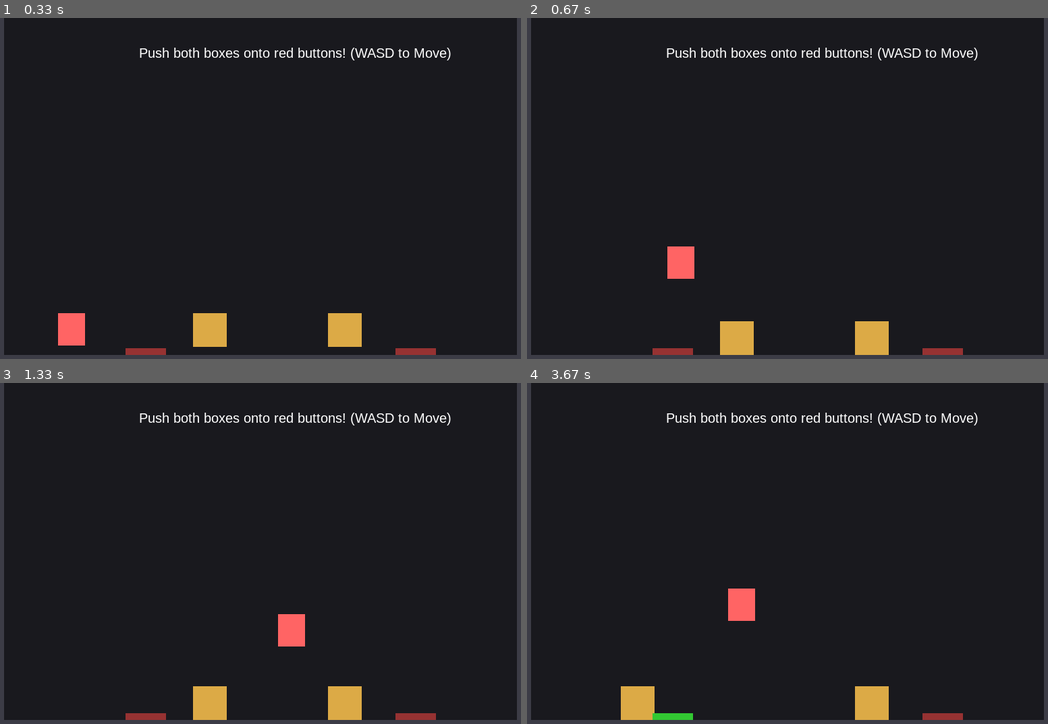
Above: before the commit, frames 1-4 (two rows, left to right).
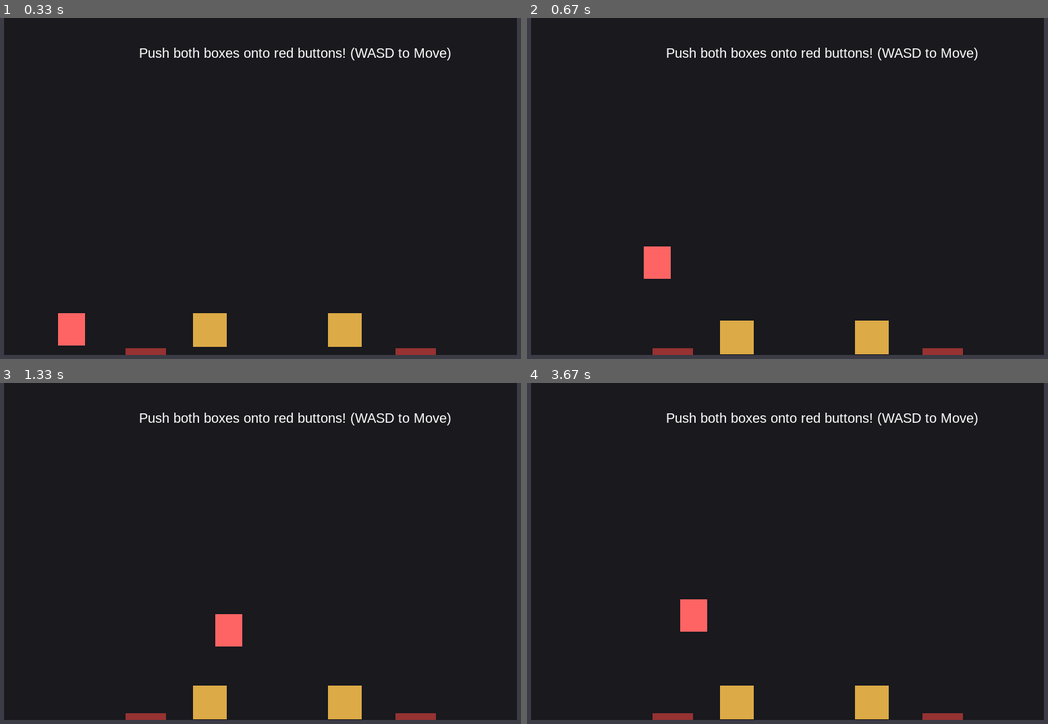
Above: after the commit, the same moments.

Repository: nalqit/py-engine
Game: pygame game, started from src/games/box_pusher/main.py
Same seed, same stepped clock (60 frames per second), same inputs: the game is played once before the commit and once after it.
Inputs:
- Up to frame 1 (0.33 s): no input
- Up to frame 2 (0.67 s): hold Space from 0.33 s (still down); hold Right from 0.33 s (still down)
- Up to frame 3 (1.33 s): release Space at 0.8 s; release Right at 0.8 s; hold Right 0.83-1.3 s
- Up to frame 4 (3.67 s): hold W 1.33-1.63 s; hold Right 1.67-2.13 s; hold A 2.17-2.7 s; hold Left 2.73-3.13 s; hold W 3.17-3.53 s; hold Right from 3.57 s (still down)

Frame 1 is identical in both runs. In frame 2, 0.9% of the frame differs, in the area x 22-70%, y 66-99%; in frame 3, 1.0%; in frame 4, 2.4%, in the area x 18-70%, y 60-99%.

Commit message:
yeah pushing is back baby

Diff:
--- a/src/engine/physics/physics_body_2d.py
+++ b/src/engine/physics/physics_body_2d.py
@@ -14,10 +14,16 @@
         - Queries CollisionWorld per axis
         - Resolves position using CollisionResult penetration
         - Zeroes velocity only on the axis of impact
+        - Supports opt-in direct positional pushing via can_push / pushable
 
     Does NOT contain:
         - Jump logic, input, FSM, controllers, or gameplay flags
     """
+
+    # Tiny separation after snapping to prevent float-precision ghost overlaps
+    SNAP_SEP = 0.01
+    # Maximum chain push depth (A pushes B pushes C ...)
+    MAX_PUSH_DEPTH = 4
 
     def __init__(self, name, x, y, collider, collision_world):
         super().__init__(name, x, y)
@@ -31,6 +37,12 @@
         self.use_gravity = False
         self.gravity = 800.0
 
+        # Push system (opt-in)
+        self.can_push = False       # This body can push pushable bodies
+        self.pushable = False       # This body can be pushed
+        self.push_strength = 1.0    # How strong this pusher is
+        self.push_weight = 1.0      # Resistance to being pushed
+
     def update(self, delta):
         # Apply gravity acceleration
         if self.use_gravity:
@@ -46,10 +58,107 @@
         # Propagate update to children (collider, visuals, etc.)
         super().update(delta)
 
+    # ------------------------------------------------------------------
+    # Push helpers
+    # ------------------------------------------------------------------
+
+    def _refresh_collider_cache(self, body):
+        """Update the collision world's cached rect for a body's collider."""
+        col = body.collider
+        gx, gy = col.get_global_position()
+        sw = col.width * col.scale_x
+        sh = col.height * col.scale_y
+        self.collision_world._cached_rects[col] = (gx, gy, gx + sw, gy + sh)
+
+    def _snap_to_obstacle(self, body, obstacle_collider, dx, snap_sep):
+        """Snap body flush against an obstacle on X axis."""
+        bpgx = 0.0
+        if body.parent and isinstance(body.parent, Node2D):
+            bpgx, _ = body.parent.get_global_position()
+
+        ogx, _ = obstacle_collider.get_global_position()
+        osw = obstacle_collider.width * obstacle_collider.scale_x
+        bsw = body.collider.width * body.collider.scale_x
+
+        if dx > 0:
+            body.local_x = ogx - bsw - body.collider.local_x - bpgx - snap_sep
+        else:
+            body.local_x = ogx + osw - body.collider.local_x - bpgx + snap_sep
+
+        body.update_transforms()
+        self._refresh_collider_cache(body)
+
+    def _try_push(self, pusher, target, dx, depth=0):
+        """
+        Recursively try to push target by dx.
+        Returns True if the target was moved (even partially against a wall).
+        Handles chain reactions: A → B → C up to MAX_PUSH_DEPTH.
+        """
+        if depth > self.MAX_PUSH_DEPTH:
+            return False
+
+        # Strength check
+        if pusher.push_strength < target.push_weight:
+            return False
+
+        # Calculate target's new position
+        tpgx, tpgy = 0.0, 0.0
+        if target.parent and isinstance(target.parent, Node2D):
+            tpgx, tpgy = target.parent.get_global_position()
+
+        target_new_lx = target.local_x + dx
+        result = self.collision_world.check_collision(
+            target.collider, tpgx + target_new_lx, tpgy + target.local_y
+        )
+
+        if not result.collided:
+            # Clear path — move freely
+            target.local_x = target_new_lx
+            target.update_transforms()
+            self._refresh_collider_cache(target)
+            target.on_pushed(pusher)
+            return True
+
+        # Something is in the way
+        hit_body = result.collider.parent
+        if isinstance(hit_body, PhysicsBody2D) and hit_body.pushable:
+            # Chain reaction: try to push the next body first
+            pushed = self._try_push(pusher, hit_body, dx, depth + 1)
+            if pushed:
+                # Re-check: maybe there's room now
+                result2 = self.collision_world.check_collision(
+                    target.collider, tpgx + target_new_lx, tpgy + target.local_y
+                )
+                if not result2.collided:
+                    target.local_x = target_new_lx
+                    target.update_transforms()
+                    self._refresh_collider_cache(target)
+                    target.on_pushed(pusher)
+                    return True
+                else:
+                    # Still blocked — snap to whatever is there
+                    self._snap_to_obstacle(target, result2.collider, dx, self.SNAP_SEP)
+                    target.on_pushed(pusher)
+                    return True
+            else:
+                # Chain blocked — snap target to the immovable obstacle
+                self._snap_to_obstacle(target, result.collider, dx, self.SNAP_SEP)
+                target.on_pushed(pusher)
+                return True
+        else:
+            # Blocked by a wall or non-pushable — snap to it
+            self._snap_to_obstacle(target, result.collider, dx, self.SNAP_SEP)
+            target.on_pushed(pusher)
+            return True
+
+    # ------------------------------------------------------------------
+    # Core movement
+    # ------------------------------------------------------------------
+
     def move_and_collide(self, dx, dy):
         """
         Attempt to move by (dx, dy), resolving collisions per-axis.
-        Fixed to be scale-aware and coordinate-space consistent.
+        Supports direct positional pushing of pushable bodies.
         """
         # Get parent total offset to convert between local and global space
         pgx, pgy = 0.0, 0.0
@@ -59,28 +168,38 @@
         # --- X axis ---
         if dx != 0:
             target_lx = self.local_x + dx
-            # check_collision expects target in GLOBAL space
             result = self.collision_world.check_collision(
                 self.collider, pgx + target_lx, pgy + self.local_y
             )
             if not result.collided:
                 self.local_x = target_lx
             else:
-                # Fix: Calculate exact float bounds of the other collider instead of using get_rect() which truncates to integer
-                ogx, ogy = result.collider.get_global_position()
-                osw = result.collider.width * result.collider.scale_x
-                other_left, other_right = ogx, ogx + osw
-
-                sw = self.collider.width * self.collider.scale_x
-                if dx > 0:
-                    # Move right: snap our right edge to obstacle's left
-                    self.local_x = other_left - sw - self.collider.local_x - pgx
+                hit_body = result.collider.parent
+
+                # Push logic: if we can push and the hit body is pushable
+                if (self.can_push
+                        and isinstance(hit_body, PhysicsBody2D)
+                        and hit_body.pushable):
+                    self._try_push(self, hit_body, dx, depth=0)
+                    # Snap self to the pushed body's new edge
+                    ogx, _ = hit_body.get_global_position()
+                    osw = hit_body.collider.width * hit_body.collider.scale_x
+                    sw = self.collider.width * self.collider.scale_x
+                    if dx > 0:
+                        self.local_x = ogx - sw - self.collider.local_x - pgx - self.SNAP_SEP
+                    else:
+                        self.local_x = ogx + osw - self.collider.local_x - pgx + self.SNAP_SEP
                 else:
-                    # Move left: snap our left edge to obstacle's right
-                    self.local_x = other_right - self.collider.local_x - pgx
+                    # Standard wall snap
+                    ogx, _ = result.collider.get_global_position()
+                    osw = result.collider.width * result.collider.scale_x
+                    sw = self.collider.width * self.collider.scale_x
+                    if dx > 0:
+                        self.local_x = ogx - sw - self.collider.local_x - pgx - self.SNAP_SEP
+                    else:
+                        self.local_x = ogx + osw - self.collider.local_x - pgx + self.SNAP_SEP
                 self.velocity_x = 0.0
 
-            # Sync transforms so Y check uses the new, correct X position
             self.update_transforms()
 
         # --- Y axis (uses updated local_x) ---
@@ -92,20 +211,17 @@
             if not result.collided:
                 self.local_y = target_ly
             else:
-                ogx, ogy = result.collider.get_global_position()
+                ogy = result.collider.get_global_position()[1]
                 osh = result.collider.height * result.collider.scale_y
                 other_top, other_bottom = ogy, ogy + osh
 
                 sh = self.collider.height * self.collider.scale_y
                 if dy > 0:
-                    # Move down: snap our bottom edge to obstacle's top
-                    self.local_y = other_top - sh - self.collider.local_y - pgy
+                    self.local_y = other_top - sh - self.collider.local_y - pgy - self.SNAP_SEP
                 else:
-                    # Move up: snap our top edge to obstacle's bottom
-                    self.local_y = other_bottom - self.collider.local_y - pgy
+                    self.local_y = other_bottom - self.collider.local_y - pgy + self.SNAP_SEP
                 self.velocity_y = 0.0
 
-            # Sync transforms again
             self.update_transforms()
 
     # ------------------------------------------------------------------
@@ -118,7 +234,7 @@
         self.velocity_y += iy
 
     # ------------------------------------------------------------------
-    # Collision event hooks (override in subclasses or higher layers)
+    # Collision & push event hooks (override in subclasses)
     # ------------------------------------------------------------------
 
     def on_collision_enter(self, other):
@@ -129,3 +245,7 @@
 
     def on_collision_exit(self, other):
         pass
+
+    def on_pushed(self, pusher):
+        """Called when this body is pushed by another body. Override for effects."""
+        pass
--- a/src/games/box_pusher/main.py
+++ b/src/games/box_pusher/main.py
@@ -16,9 +16,11 @@
     def __init__(self, name, x, y, collider, collision_world):
         super().__init__(name, x, y, collider, collision_world)
         self.use_gravity = True
-        self.movespeed = 350.0 # Snappy movement
+        self.movespeed = 250.0
         self.jumpforce = 500.0
-        self.intended_vx = 0.0
+        # Engine push system — just set flags!
+        self.can_push = True
+        self.push_strength = 2.0
 
     def update(self, delta):
         keys = pygame.key.get_pressed()
@@ -28,44 +30,46 @@
         if keys[pygame.K_RIGHT] or keys[pygame.K_d]:
             move_dir += 1
 
-        self.intended_vx = move_dir * self.movespeed
-        self.velocity_x = self.intended_vx
+        self.velocity_x = move_dir * self.movespeed
 
         # Ground check
-        probe_offset = 2.0
-        result = self.collision_world.check_collision(self.collider, self.local_x, self.local_y + probe_offset)
-        if (keys[pygame.K_SPACE] or keys[pygame.K_w] or keys[pygame.K_UP]) and result.collided and result.normal_y < 0:
+        is_grounded = False
+        pgx, pgy = self.get_global_position()
+        sw = self.collider.width * self.collider.scale_x
+        sh = self.collider.height * self.collider.scale_y
+
+        # Test a small box just below the player's feet
+        test_left = pgx + 4.0
+        test_right = pgx + sw - 4.0
+        test_top = pgy + sh
+        test_bottom = pgy + sh + 2.0
+
+        for other in self.collision_world._cached_colliders:
+            if other is self.collider or other.is_trigger or other.layer not in self.collider.mask:
+                continue
+            orect = self.collision_world._cached_rects.get(other)
+            if orect:
+                ol, ot, oright, ob = orect
+                if not (test_left >= oright or test_right <= ol or test_top >= ob or test_bottom <= ot):
+                    is_grounded = True
+                    break
+
+        if (keys[pygame.K_SPACE] or keys[pygame.K_w] or keys[pygame.K_UP]) and is_grounded:
             self.velocity_y = -self.jumpforce
 
         super().update(delta)
-
-    def on_collision_stay(self, other):
-        """Forcefully push boxes when touching."""
-        body = other.parent
-        if isinstance(body, SimpleBox):
-            # If we are walking into the box's side
-            # Check horizontal distance to be sure we are on the side
-            px, py = self.get_global_position()
-            bx, by = body.get_global_position()
-
-            # Simple side check: if intended move matches relative direction
-            is_to_right = bx > px
-            if (self.intended_vx > 0 and is_to_right) or (self.intended_vx < 0 and not is_to_right):
-                 # Directly match velocity to player for "sticky" pushing
-                 body.velocity_x = self.intended_vx
 
 class SimpleBox(PhysicsBody2D):
     def __init__(self, name, x, y, collider, collision_world):
         super().__init__(name, x, y, collider, collision_world)
         self.use_gravity = True
-        self.friction = 800.0 # High friction so it stops quickly when not pushed
+        # Engine push system — just set flags!
+        self.pushable = True
+        self.push_weight = 1.0
 
     def update(self, delta):
-        # Apply friction
-        if self.velocity_x > 0:
-            self.velocity_x = max(0, self.velocity_x - self.friction * delta)
-        elif self.velocity_x < 0:
-            self.velocity_x = min(0, self.velocity_x + self.friction * delta)
+        # Box has no horizontal movement on its own — only pushed by engine
+        self.velocity_x = 0.0
         super().update(delta)
 
 class SimpleButton(Area2D):
